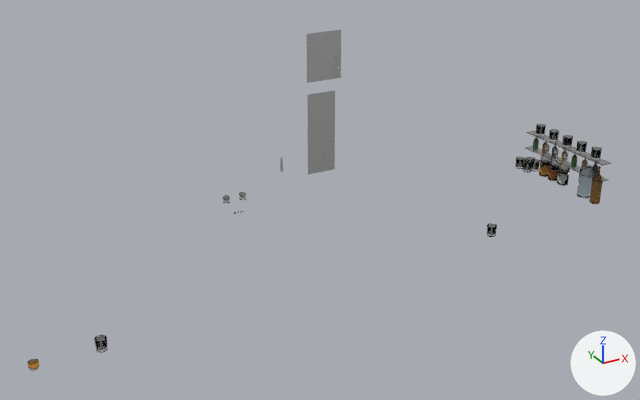
What one commit did to the glTF model workbench/assets/railcar/export/railcar-glass.glb.
Camera for both pictures: a 50 mm camera at (-25.2, -58.6, 28.8) aimed at (4.6, -4.3, 1.7). Lighting does not change. The marker at lower right points along +X, +Y and +Z. The older version comes first. Where no turn or scale is listed for an object, it has been applied to the vertices.

The scene before the commit, as lines of its bpy script (objects in view):
```python
ob_bar_table_tumbler = bpy.data.objects.new('bar table tumbler', me_bar_table_tumbler)
ob_bar_table_tumbler.location = (18.6, -8.0, -3.01)
ob_decanter_0 = bpy.data.objects.new('decanter 0', me_decanter_0)
ob_decanter_0.location = (24.55, -7.12, 0.82)
ob_decanter_1 = bpy.data.objects.new('decanter 1', me_decanter_1)
ob_decanter_1.location = (24.55, -8.2, 0.82)
ob_decanter_2 = bpy.data.objects.new('decanter 2', me_decanter_2)
ob_decanter_2.location = (24.55, -9.28, 0.82)
ob_dial_glass = bpy.data.objects.new('dial glass', me_dial_glass)
ob_dial_glass.location = (11.7, 7.76, 9.21)
ob_fireside_tumbler = bpy.data.objects.new('fireside tumbler', me_fireside_tumbler)
ob_fireside_tumbler.location = (-14.11, -9.26, -3.01)
ob_fireside_tumbler_whisky = bpy.data.objects.new('fireside tumbler whisky', me_fireside_tumbler_whisky)
ob_fireside_tumbler_whisky.location = (-18.4, -9.3, -3.01)
ob_salver_tumbler_0 = bpy.data.objects.new('salver tumbler 0', me_salver_tumbler_0)
ob_salver_tumbler_0.location = (24.2, -4.45, 0.62)
ob_trunk_door_glass = bpy.data.objects.new('trunk door glass', me_trunk_door_glass)
ob_trunk_door_glass.location = (11.7, 8.24, 2.0)
```
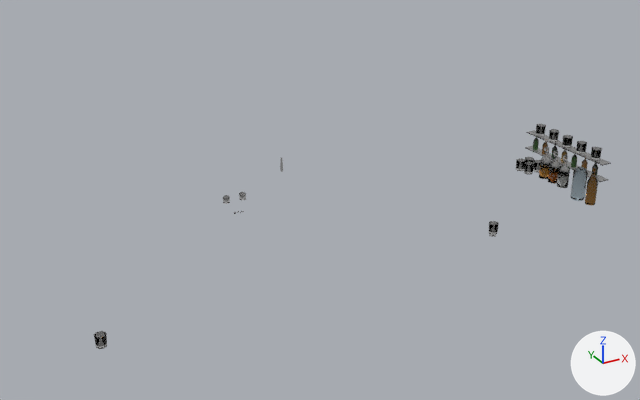
Boxes [x1, y1, x2, y2] around the edits, measured in the pictures (640 x 400 px):
```json
{"object": "trunk door glass", "change": "no longer drawn", "before": [308, 90, 335, 175]}
{"object": "dial glass", "change": "no longer drawn", "before": [307, 30, 341, 83]}
{"object": "soda siphon body", "change": "moved", "before": [577, 165, 594, 199], "after": [571, 167, 588, 201]}
{"object": "whisky bottle", "change": "moved", "before": [589, 166, 603, 204], "after": [585, 167, 598, 205]}
{"object": "decanter 2", "change": "moved", "before": [557, 158, 570, 186], "after": [557, 160, 570, 188]}
{"object": "decanter 1", "change": "moved", "before": [548, 153, 561, 181], "after": [548, 156, 561, 184]}
{"object": "decanter 0", "change": "moved", "before": [539, 149, 552, 177], "after": [539, 152, 551, 179]}
{"object": "fireside tumbler", "change": "moved", "before": [94, 335, 108, 353], "after": [94, 331, 107, 349]}
{"object": "bar table tumbler", "change": "moved", "before": [487, 223, 497, 237], "after": [489, 221, 499, 235]}
{"object": "salver tumbler 1", "change": "moved", "before": [523, 160, 533, 173], "after": [524, 162, 534, 175]}
{"object": "salver tumbler 0", "change": "moved", "before": [515, 157, 525, 169], "after": [516, 158, 526, 171]}
{"object": "fireside tumbler whisky", "change": "moved", "before": [28, 359, 39, 369], "on screen": "not visible afterwards"}
```

Edits to the scene script, one JSON object a line:
```json
{"op": "set", "path": "ob_bar_table_tumbler.location", "old": "(18.6, -8.0, -3.01)", "new": "(18.68, -8.1, -2.77)"}
{"op": "set", "path": "ob_decanter_0.location", "old": "(24.55, -7.12, 0.82)", "new": "(24.19, -7.51, 0.82)"}
{"op": "set", "path": "ob_decanter_1.location", "old": "(24.55, -8.2, 0.82)", "new": "(24.19, -8.59, 0.82)"}
{"op": "set", "path": "ob_decanter_2.location", "old": "(24.55, -9.28, 0.82)", "new": "(24.19, -9.67, 0.82)"}
{"op": "set", "path": "ob_dial_glass", "old": "bpy.data.objects.new('dial glass', me_dial_glass)", "new": "bpy.data.objects.new('dial glass', None)"}
{"op": "set", "path": "ob_fireside_tumbler.location", "old": "(-14.11, -9.26, -3.01)", "new": "(-14.11, -9.26, -2.73)"}
{"op": "set", "path": "ob_fireside_tumbler_whisky.location", "old": "(-18.4, -9.3, -3.01)", "new": "(-14.09, -9.26, -2.73)"}
{"op": "set", "path": "ob_salver_tumbler_0.location", "old": "(24.2, -4.45, 0.62)", "new": "(23.94, -4.81, 0.62)"}
{"op": "set", "path": "ob_salver_tumbler_1.location", "old": "(24.25, -5.35, 0.62)", "new": "(24.04, -5.74, 0.62)"}
{"op": "set", "path": "ob_soda_siphon_body.location", "old": "(24.8, -11.5, 0.5)", "new": "(24.05, -11.58, 0.5)"}
{"op": "set", "path": "ob_trunk_door_glass", "old": "bpy.data.objects.new('trunk door glass', me_trunk_door_glass)", "new": "bpy.data.objects.new('trunk door glass', None)"}
{"op": "set", "path": "ob_whisky_bottle.location", "old": "(24.7, -12.8, 0.5)", "new": "(24.21, -12.81, 0.5)"}
```
